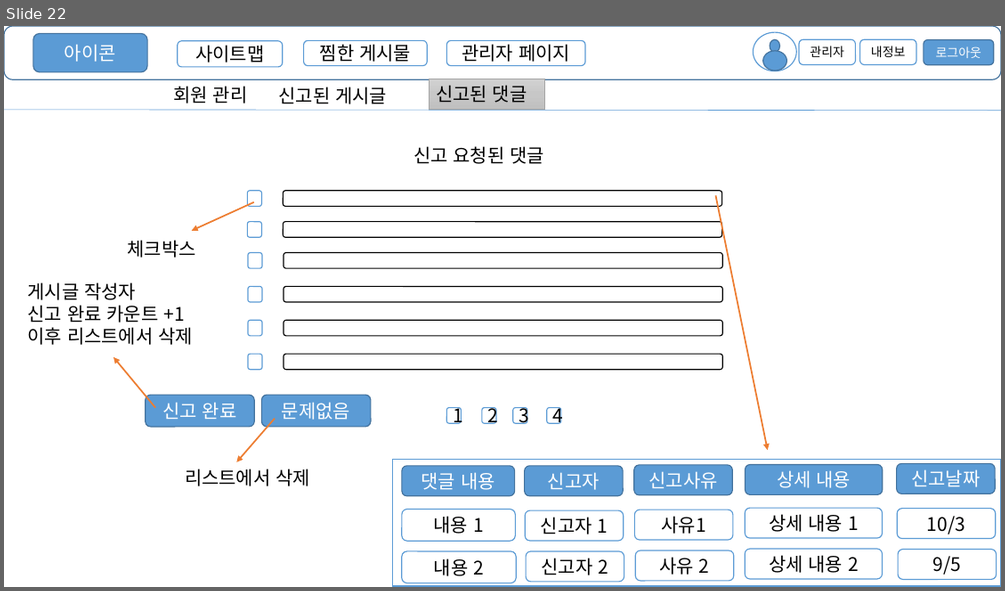
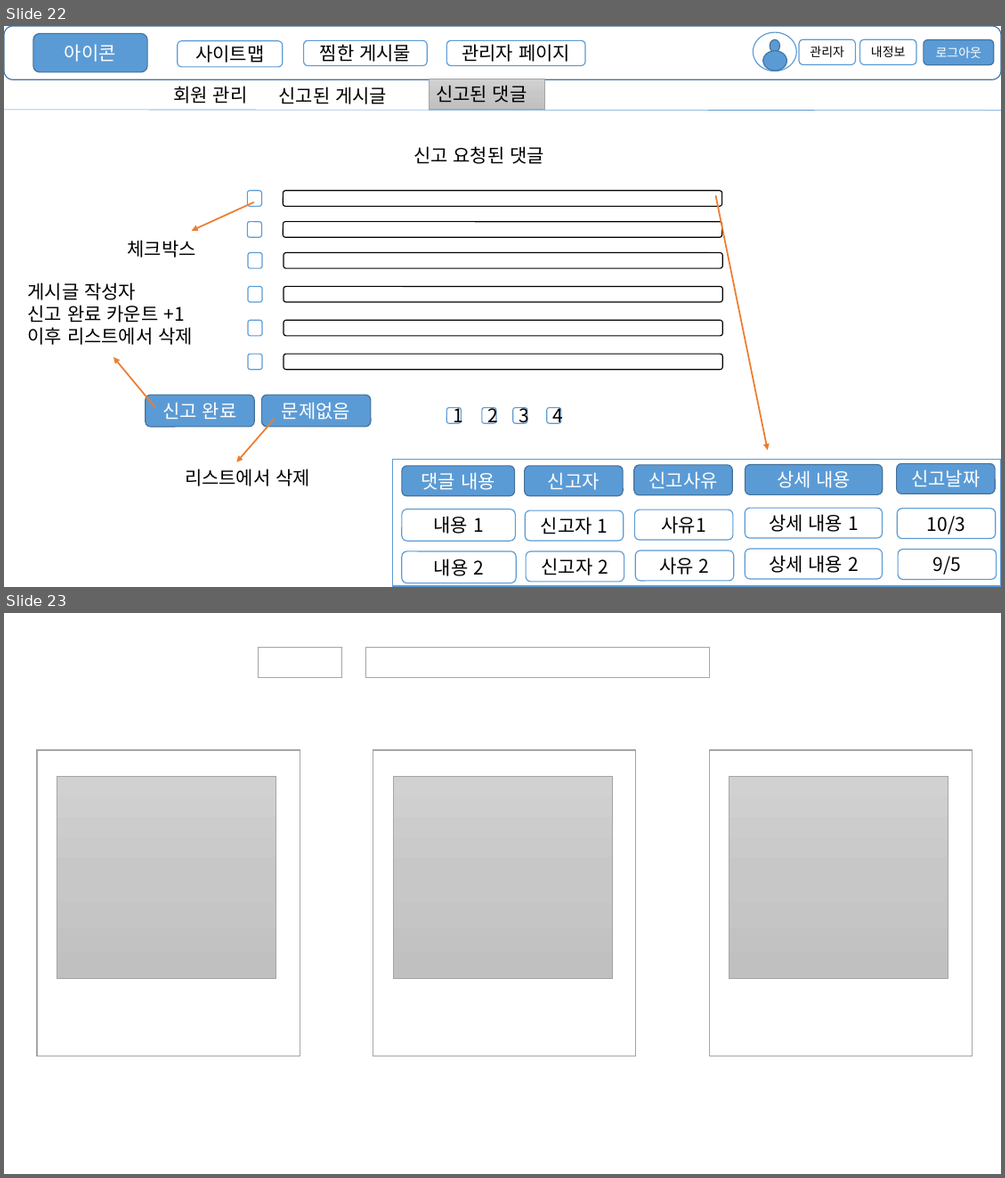
Before and after one commit to tm-kr/TripDiary, a slide deck: 문서/프로젝트 UI.pptx. Shown one above the other, each under a label of ours: slide 22 before the commit, slides 22 and 23 after it. The pictures are 1005x591 and 1005x1178 pixels, drawn with LibreOffice and Linux fonts; fonts in the diff are those of the drawing. Boxes give left, top, right and bottom in pixels: in the first picture for what was removed or moved away, otherwise in the second. Text is boxed around its words. In the diff, an @@ line names an element or a change of style, - is before the commit and + after.

```diff
--- a/문서/프로젝트 UI.pptx
+++ b/문서/프로젝트 UI.pptx
@@ slide 23 added at [4, 613, 1001, 1174], background #FFFFFF @@
@@ rectangle added at [258, 648, 341, 677], fill #FFFFFF, outline #A5A5A5 1 pt @@
@@ rectangle added at [365, 648, 709, 677], fill #FFFFFF, outline #A5A5A5 1 pt @@
@@ rectangle added at [37, 750, 299, 1055], fill #FFFFFF, outline #A5A5A5 1 pt @@
@@ rectangle added at [373, 750, 636, 1055], fill #FFFFFF, outline #A5A5A5 1 pt @@
@@ rectangle added at [709, 750, 971, 1055], fill #FFFFFF, outline #A5A5A5 1 pt @@
@@ rectangle added at [57, 776, 276, 979], fill gradient #D2D2D2 to #C8C8C8 to #C0C0C0, outline #A5A5A5 0.5 pt @@
@@ rectangle added at [393, 776, 612, 979], fill gradient #D2D2D2 to #C8C8C8 to #C0C0C0, outline #A5A5A5 0.5 pt @@
@@ rectangle added at [729, 776, 948, 979], fill gradient #D2D2D2 to #C8C8C8 to #C0C0C0, outline #A5A5A5 0.5 pt @@
```
Also in this commit, not shown: 5 other files.
